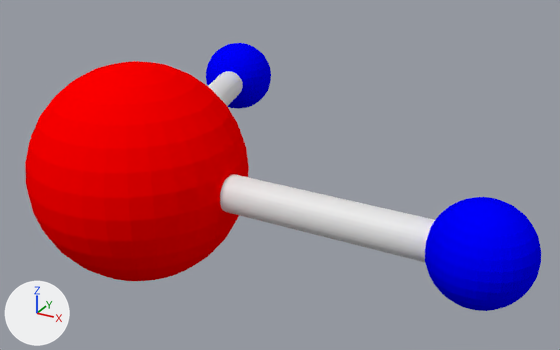
Two versions of the Blender file unity-project/Assets/Blender/Blend/water.blend, one commit apart.
Both versions are drawn from a 50 mm lens placed at (12.85, -15.35, 8.49), pointed at (2.77, 2.97, -0.66). Every picture has the same lights, and +X, +Y and +Z are marked at lower left.
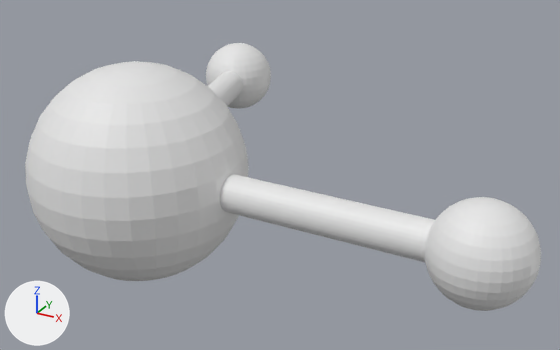
What differs and where, as boxes (x1, y1, x2, y2) in the pictures (560 x 350 px):
```json
{"object": "Sphere", "change": "recoloured", "before": [25, 61, 249, 281], "after": [25, 61, 249, 281], "on screen": "red to white"}
{"object": "Sphere.001", "change": "recoloured", "before": [425, 197, 541, 311], "after": [425, 197, 541, 311], "on screen": "blue to white"}
{"object": "Sphere.002", "change": "recoloured", "before": [206, 43, 271, 109], "after": [206, 43, 271, 109], "on screen": "blue to white"}
```

Scene script edits in JSON lines:
```json
{"block": "me_sphere_002", "where": "me_sphere_002.from_pydata(...)  # 482 vertices, 512 faces; spans x -1.0..1.0, y -1.0..1.0, z -1.0..1.0"}
{"op": "remove", "block": "me_sphere_002", "code": "me_sphere_002.materials.append(mat_blue_oxygen)  # blue #0000ff"}
{"block": "me_sphere_001", "where": "me_sphere_001.from_pydata(...)  # 482 vertices, 512 faces; spans x -1.0..1.0, y -1.0..1.0, z -1.0..1.0"}
{"op": "remove", "block": "me_sphere_001", "code": "me_sphere_001.materials.append(mat_blue_oxygen)  # blue #0000ff"}
{"block": "me_sphere", "where": "me_sphere.from_pydata(...)  # 482 vertices, 512 faces; spans x -1.0..1.0, y -1.0..1.0, z -1.0..1.0"}
{"op": "remove", "block": "me_sphere", "code": "me_sphere.materials.append(mat_red_hydrogen)  # red #ff0000"}
```
